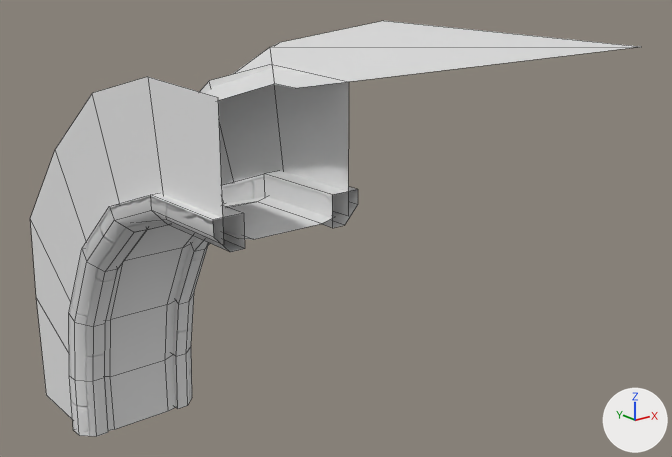
Two versions of the FBX model SD_Fbx/SD_CeilingCornerOutR_1.fbx, one commit apart.
The view is the same before and after, from a 50 mm lens placed at (-1.65, -1.92, 0.77), pointed at (-0.21, -0.12, 0.05). The lights are fixed; the arrows at lower right show +X, +Y and +Z. Mesh edges are drawn as thin lines.

Objects in the first picture: 'SD_CeilingCornerOutR_1'.
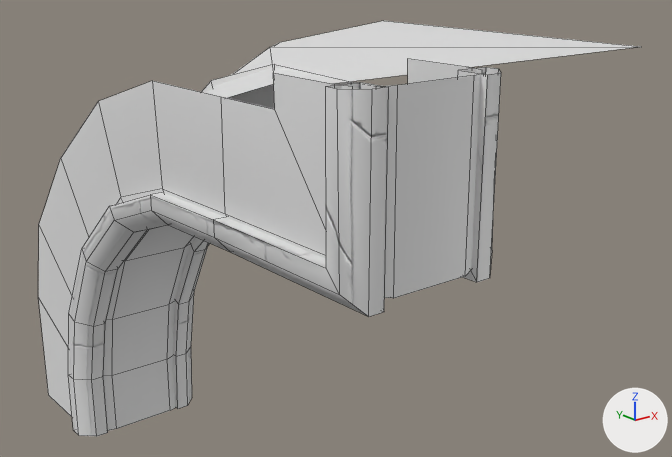
Pixel boxes [x1, y1, x2, y2] of what changed, in the pictures (672 x 457 px; the box of a moved part takes in the faces that stretch with it):
'SD_CeilingCornerOutR_1', reshaped
    before: [30, 21, 640, 436]
    after: [38, 21, 640, 437]
part 1 of me_sd_ceilingroundin_013, rebuilt (66% wider, 52% taller)
    before: [105, 196, 334, 431]
    after: [103, 73, 484, 430]
part 2 of me_sd_ceilingroundin_013, rebuilt
    before: [200, 64, 349, 216]
    after: [201, 58, 482, 109]
part 3 of me_sd_ceilingroundin_013, rebuilt (62% wider)
    before: [30, 77, 224, 420]
    after: [38, 73, 353, 417]
part 4 of me_sd_ceilingroundin_013, built on
    before: [151, 171, 358, 252]
    after: [150, 67, 501, 317]
part 5 of me_sd_ceilingroundin_013, moved or reshaped
    before: [69, 314, 192, 436]
    after: [68, 315, 192, 437]
part 6 of me_sd_ceilingroundin_013, surface changed
    both: [69, 195, 205, 335]

Diff of the bpy script that builds the scene:
```diff
--- a/SD_Fbx/SD_CeilingCornerOutR_1.fbx.py
+++ b/SD_Fbx/SD_CeilingCornerOutR_1.fbx.py
@@ me_sd_ceilingroundin_013 @@
 # used by ob_sd_ceilingcorneroutr_1; location = (0.0, 0.0, 0.0)
 # verts and faces of me_sd_ceilingroundin_013; kept vertices keep their numbers, new ones are numbered from 147
 # before: 69 (-0.738, 0.266, -0.335), 70 (-0.805, 0.266, -0.335) at pixel (69, 375), 71 (-0.738, 0.196, -0.335) at pixel (104, 377), 88 (-0.805, 0.23, -0.335) at pixel (75, 380), 89 (-0.77, 0.196, -0.335) at pixel (93, 381)
 # before: 113 (-0.525, 0.274, -0.501), 115 (-0.458, 0.274, -0.501), 117 (-0.525, 0.204, -0.501) at pixel (177, 408), 135 (-0.458, 0.239, -0.501) at pixel (192, 397), 136 (-0.493, 0.204, -0.501) at pixel (187, 405)
-me_sd_ceilingroundin_013.from_pydata(...)  # 147 vertices, 102 faces; spans x -0.805..0.5, y -0.5..0.539, z -0.501..0.508
+me_sd_ceilingroundin_013.from_pydata(...)  # 201 vertices, 148 faces; spans x -0.806..0.5, y -0.902..0.539, z -0.5..0.562
+# me_sd_ceilingroundin_013 part 1: the loose piece of 28 vertices spanning x -0.751..-0.519, y -0.5..0.219, z -0.5..0.229 is rebuilt with 36 vertices and now spans x -0.746..-0.513, y -0.893..0.219, z -0.5..0.561
+# me_sd_ceilingroundin_013 part 2: the loose piece of 14 vertices spanning x -0.484, y -0.5..0.51, z -0.498..0.508 is rebuilt with 27 vertices and now spans x -0.489..-0.479, y -0.864..0.509, z -0.5..0.561
+# me_sd_ceilingroundin_013 part 3: the loose piece of 14 vertices spanning x -0.785, y -0.5..0.51, z -0.498..0.508 is rebuilt with 27 vertices and now spans x -0.779..-0.77, y -0.867..0.509, z -0.5..0.561
+# me_sd_ceilingroundin_013 part 4
+# 10 vertices are removed from x -0.805..-0.458, y -0.5, z 0.206..0.277
+# 10 faces are deleted
+# 30 vertices are added at x -0.806..-0.46, y -0.902..-0.501, z 0.206..0.562
+# 30 new faces join them, mat_wall_mat_2 (its picture is missing)
+# me_sd_ceilingroundin_013 part 5
+for i in [113, 117, 136]: verts[i] += (-0.001, 0.0, 0.001)
+for i in [69, 70, 71, 88, 89]: verts[i] += (0.0, 0.008, 0.0)
+verts[115] = (-0.458, 0.274, -0.5)  # moved
+verts[135] = (-0.458, 0.239, -0.5)  # moved, pixel (192, 397)
+# me_sd_ceilingroundin_013 part 6: 35 kept faces spanning x -0.805..-0.458, y -0.259..0.274, z -0.5..0.273 get new texture (UV) coordinates
 me_sd_ceilingroundin_013.materials.append(mat_wall_mat_1)
```
